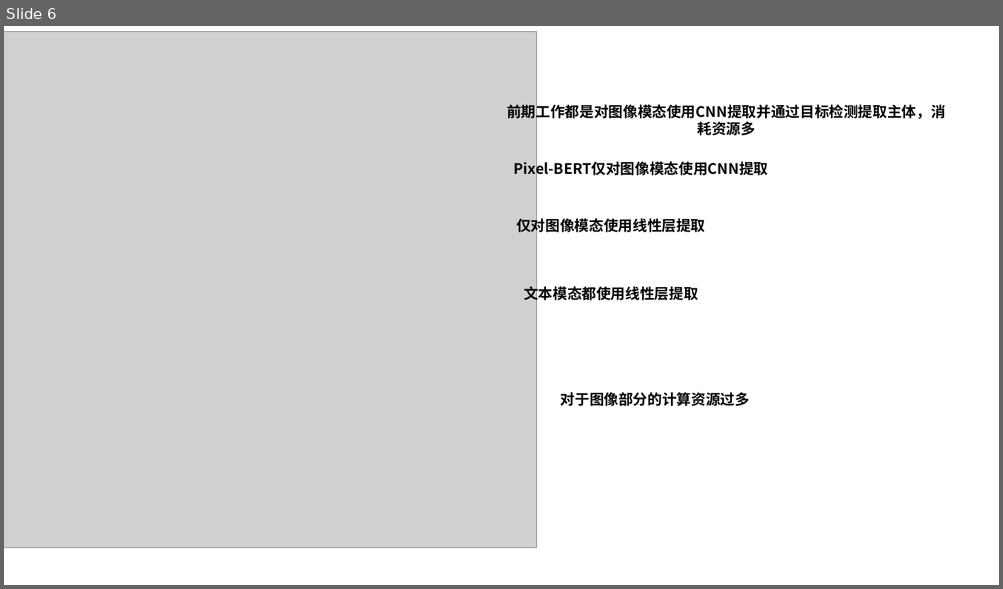
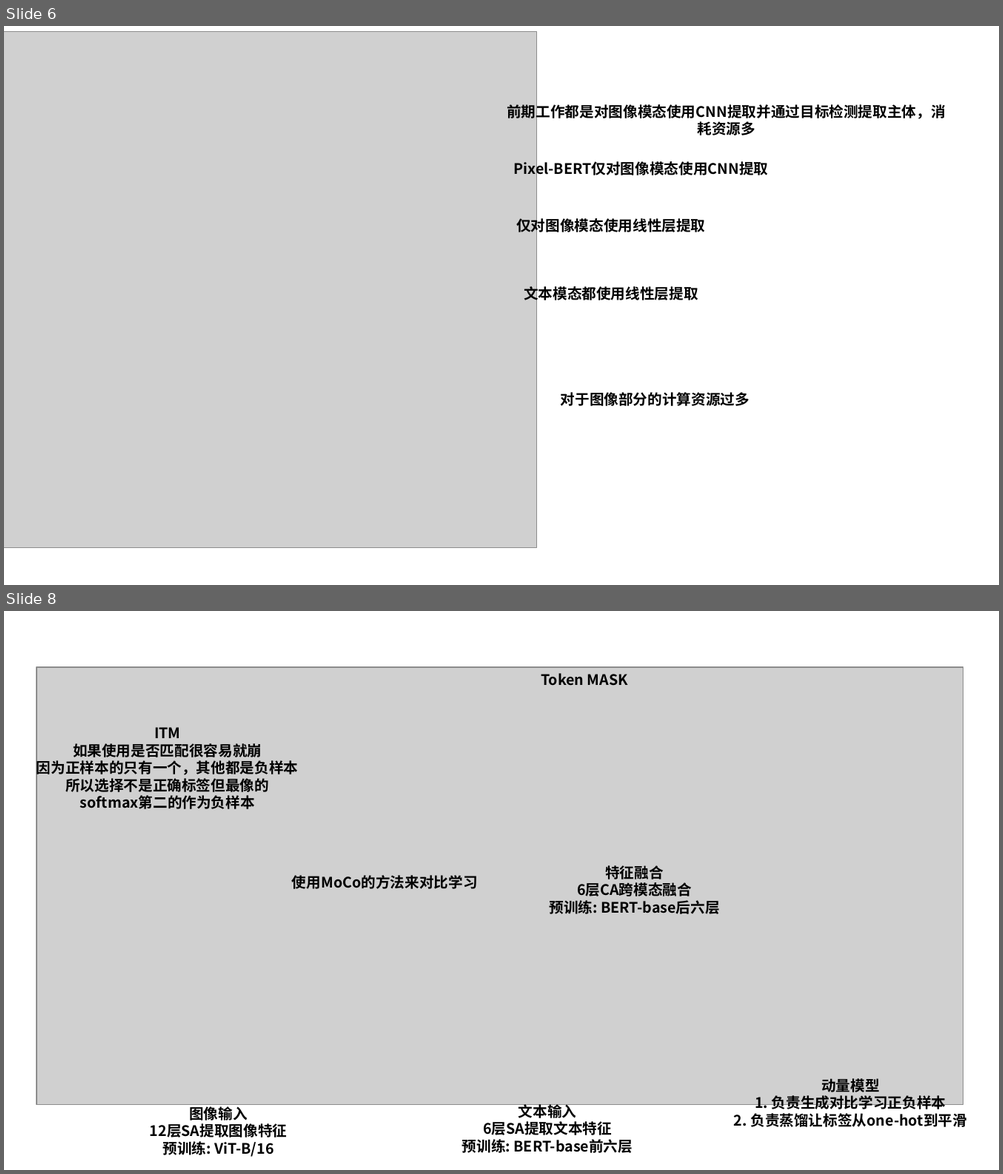
Before and after one commit to Elephant-King9/Paper, a slide deck: Base_Model/VLM+VLLM/论文插图.pptx. Shown one above the other, each under a label of ours: slide 6 before the commit, slides 6 and 8 after it; the slides between them are not shown. The pictures are 1003x589 and 1003x1174 pixels, drawn with LibreOffice and Linux fonts; fonts in the diff are those of the drawing; grey boxes stand for pictures. Boxes give left, top, right and bottom in pixels: in the first picture for what was removed or moved away, otherwise in the second. Text is boxed around its words. In the diff, an @@ line names an element or a change of style, - is before the commit and + after.

```diff
--- a/Base_Model/VLM+VLLM/论文插图.pptx
+++ b/Base_Model/VLM+VLLM/论文插图.pptx
@@ slide 8 added at bbox=[4, 611, 999, 1170], background #FFFFFF @@
@@ picture added at bbox=[37, 667, 964, 1105] @@
@@ text added at bbox=[540, 673, 628, 686], 14 pt, text #000000, bold @@
+Token MASK
@@ text added at bbox=[37, 727, 298, 809], 14 pt, text #000000, bold @@
+ITM
+如果使用是否匹配很容易就崩
+因为正样本的只有一个，其他都是负样本
+所以选择不是正确标签但最像的
+softmax第二的作为负样本
@@ text added at bbox=[292, 875, 478, 889], 14 pt, text #000000, bold @@
+使用MoCo的方法来对比学习
@@ text added at bbox=[549, 866, 720, 914], 14 pt, text #000000, bold @@
+特征融合
+6层CA跨模态融合
+预训练: BERT-base后六层
@@ text added at bbox=[734, 1079, 967, 1128], 14 pt, text #000000, bold @@
+动量模型
+1. 负责生成对比学习正负样本
+2. 负责蒸馏让标签从one-hot到平滑
@@ text added at bbox=[150, 1105, 287, 1157], 14 pt, text #000000, bold @@
+图像输入
+12层SA提取图像特征
+预训练: ViT-B/16
@@ text added at bbox=[462, 1105, 633, 1153], 14 pt, text #000000, bold @@
+文本输入
+6层SA提取文本特征
+预训练: BERT-base前六层
```
Also in this commit, not shown: 1 slide changed, 1 other slide added, 7 other files.
